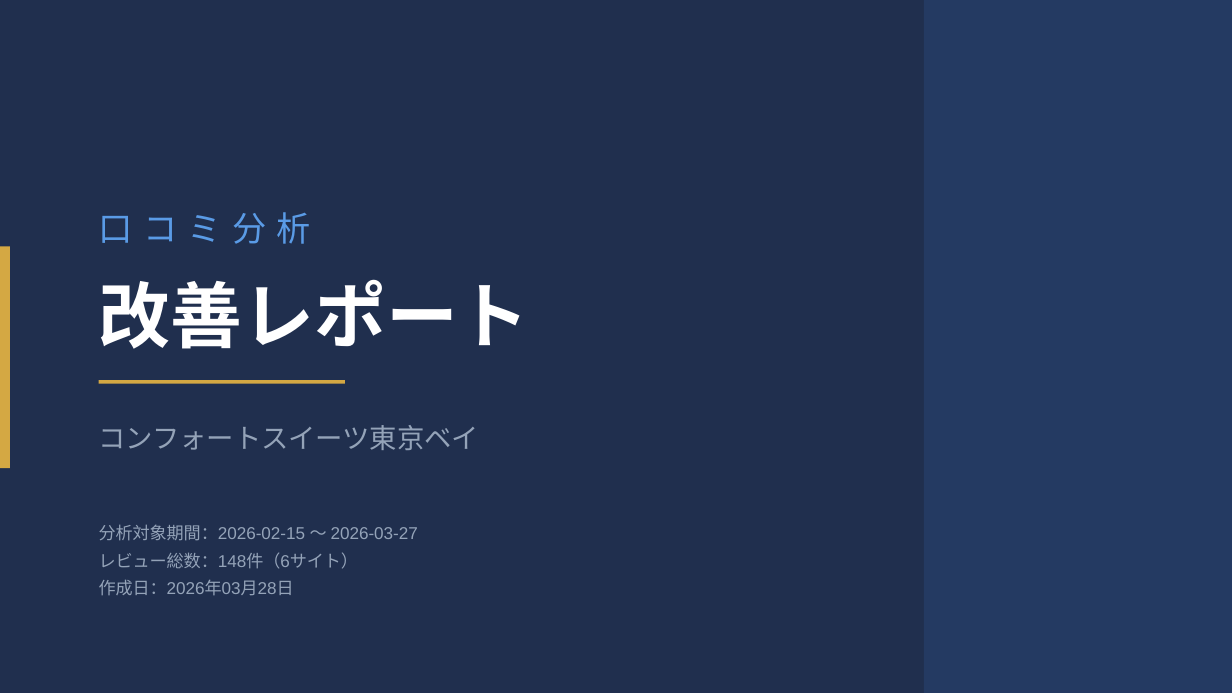
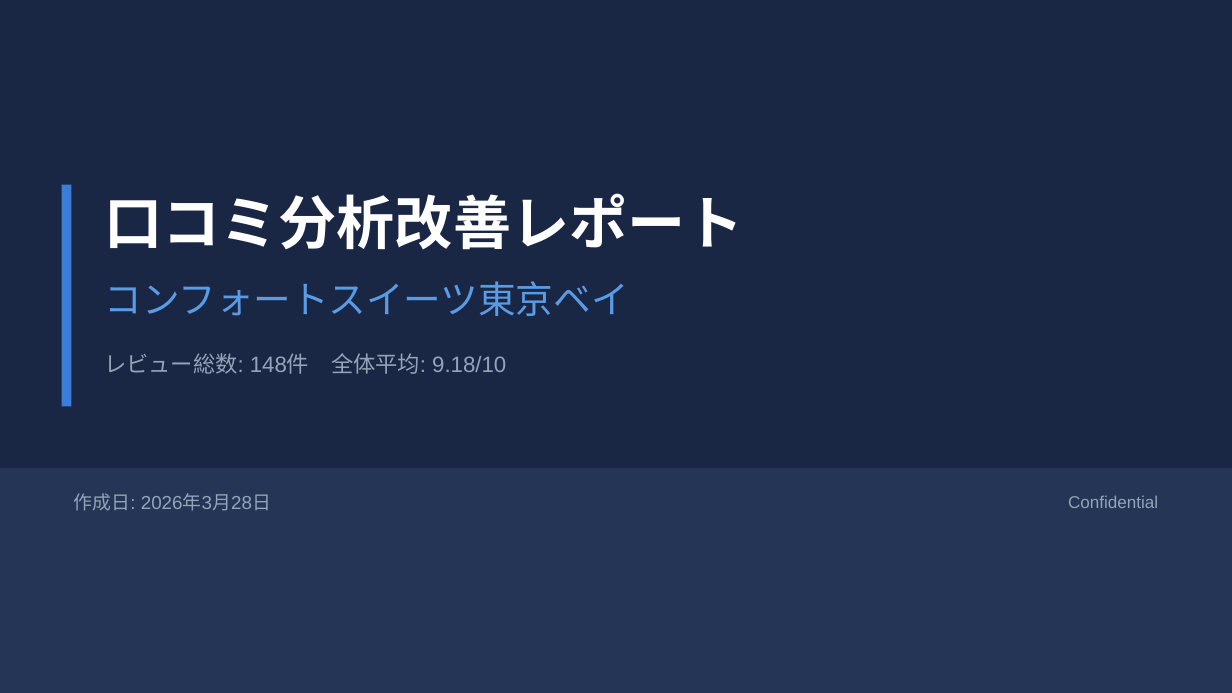
Before and after one commit to TAKAHASHIMITSUGU329/primechange-portal, a slide deck: slide 1 of 納品レポート/ホテル別レポート/comfort_suites_tokyobay_口コミ分析レポート.pptx. Drawn at 1232x693 pixels with LibreOffice and Linux fonts; fonts in the diff are those of the drawing. Boxes give left, top, right and bottom in pixels: in the first picture for what was removed or moved away, otherwise in the second. Text is boxed around its words. In the diff, an @@ line names an element or a change of style, - is before the commit and + after.

```diff
--- a/納品レポート/ホテル別レポート/comfort_suites_tokyobay_口コミ分析レポート.pptx
+++ b/納品レポート/ホテル別レポート/comfort_suites_tokyobay_口コミ分析レポート.pptx
@@ background #1A2744 to #FFFFFF @@
@@ rectangle at <box>0,0,1232,692</box>: fill #243556 at 60% opacity to #1A2744 @@
@@ rectangle removed at <box>924,0,1232,692</box> @@
@@ rectangle: place and size @@
-rectangle at <box>0,246,10,468</box>
+rectangle at <box>62,185,71,407</box>
@@ rectangle at <box>62,185,71,407</box>: fill #D4A843 to #3B7DD8 @@
@@ text at <box>104,193,743,250</box>: text changed; size 42 to 34 pt @@
-改善レポート
+口コミ分析改善レポート
@@ text removed at <box>99,212,312,244</box> @@
-口コミ分析
@@ text "コンフォートスイーツ東京ベイ": place and size @@
-text "コンフォートスイーツ東京ベイ" at <box>99,425,480,450</box>
+text "コンフォートスイーツ東京ベイ" at <box>104,281,628,316</box>
@@ text "コンフォートスイーツ東京ベイ" at <box>104,281,628,316</box>: size 16 to 22 pt, text colour #94A3B8 to #5A9BE6 @@
@@ text added at <box>104,353,506,374</box>, 13 pt, text #94A3B8 @@
+レビュー総数: 148件 全体平均: 9.18/10
@@ line removed from (99, 382) to (345, 382) @@
@@ rectangle added at <box>0,468,1232,692</box>, fill #243556 @@
@@ text at <box>74,493,271,511</box>: text changed; size 10 to 11 pt @@
-分析対象期間：2026-02-15 〜 2026-03-27
-レビュー総数：148件（6サイト）
-作成日：2026年03月28日
+作成日: 2026年3月28日
@@ text added at <box>1068,495,1158,508</box>, 10 pt, text #94A3B8 @@
+Confidential
```
Also in this commit, not shown: 5 slides added, 6 slides removed, 56 other files.
